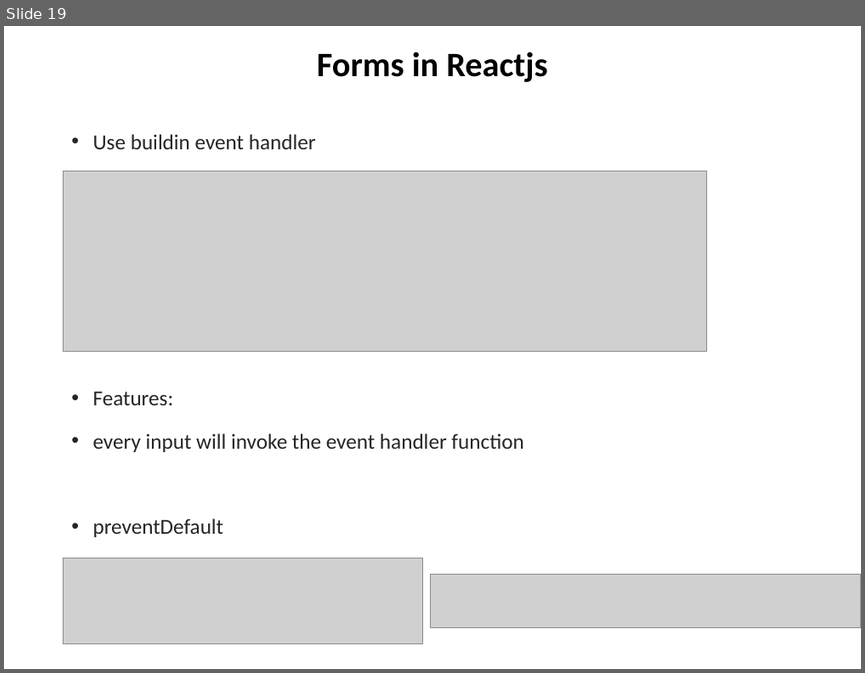
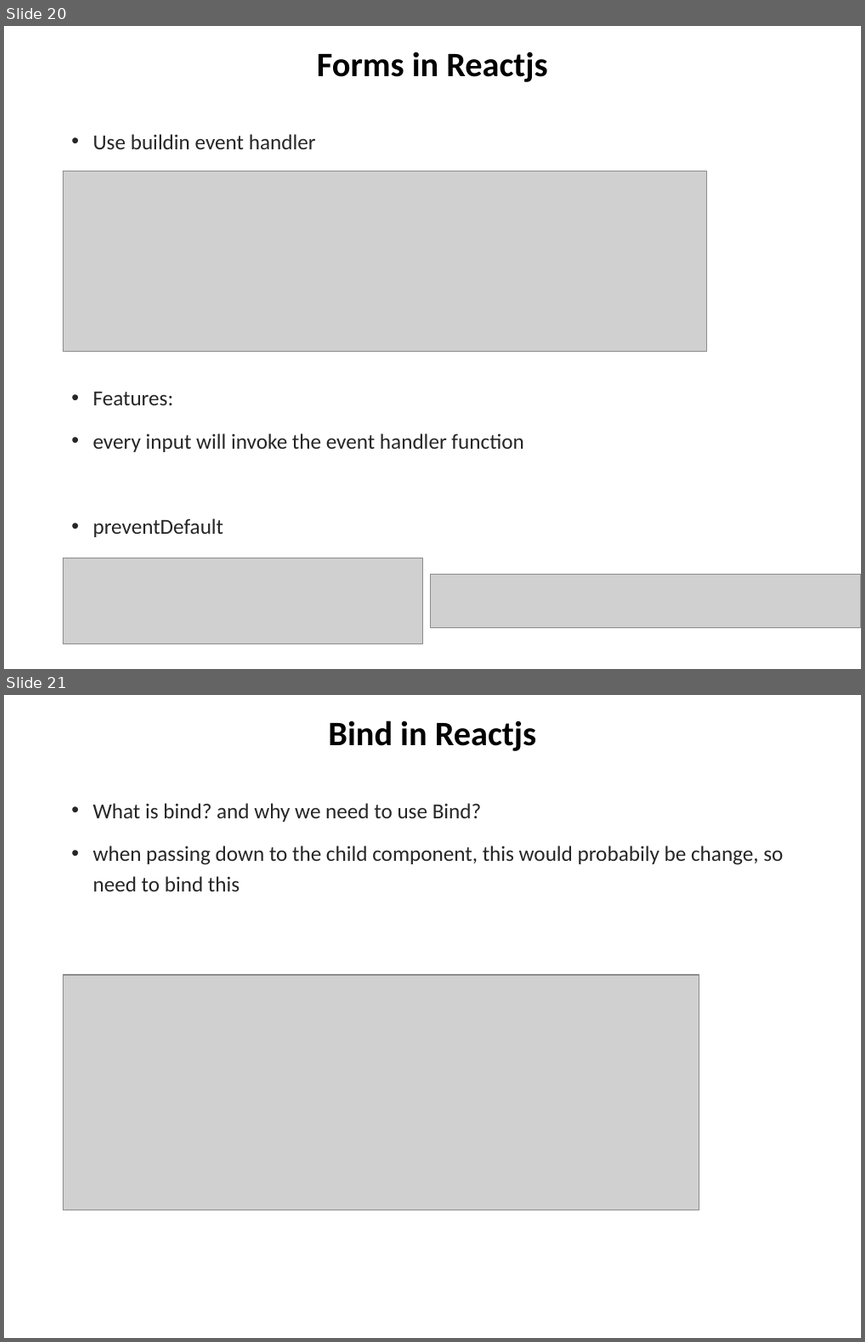
Before and after one commit to chuacw/SGUS-Slides, a slide deck: BCI - Day12 - Reactjs 1 Intro.pptx. Shown one above the other, each under a label of ours: slide 19 before the commit, slides 20 and 21 after it. The pictures are 865x673 and 865x1342 pixels, drawn with LibreOffice and Linux fonts; fonts in the diff are those of the drawing; grey boxes stand for pictures. Boxes give left, top, right and bottom in pixels: in the first picture for what was removed or moved away, otherwise in the second. Text is boxed around its words. In the diff, an @@ line names an element or a change of style, - is before the commit and + after.

```diff
--- a/BCI - Day12 - Reactjs 1 Intro.pptx
+++ b/BCI - Day12 - Reactjs 1 Intro.pptx
@@ slide 21 added at [4, 695, 861, 1338], background #FFFFFF @@
@@ title added at [328, 721, 536, 751], 28.8 pt, text #000000, bold @@
+Bind in Reactjs
@@ text added at [93, 803, 783, 891], 18 pt, text #262626 @@
+• What is bind? and why we need to use Bind?
+• when passing down to the child component, this would probabily be change, so need to bind this
@@ picture added at [64, 975, 699, 1210] @@
@@ what was slide 19 is now slide 20 @@
```
Also in this commit, not shown: 2 slides changed, 3 other slides added, 1 other file.
